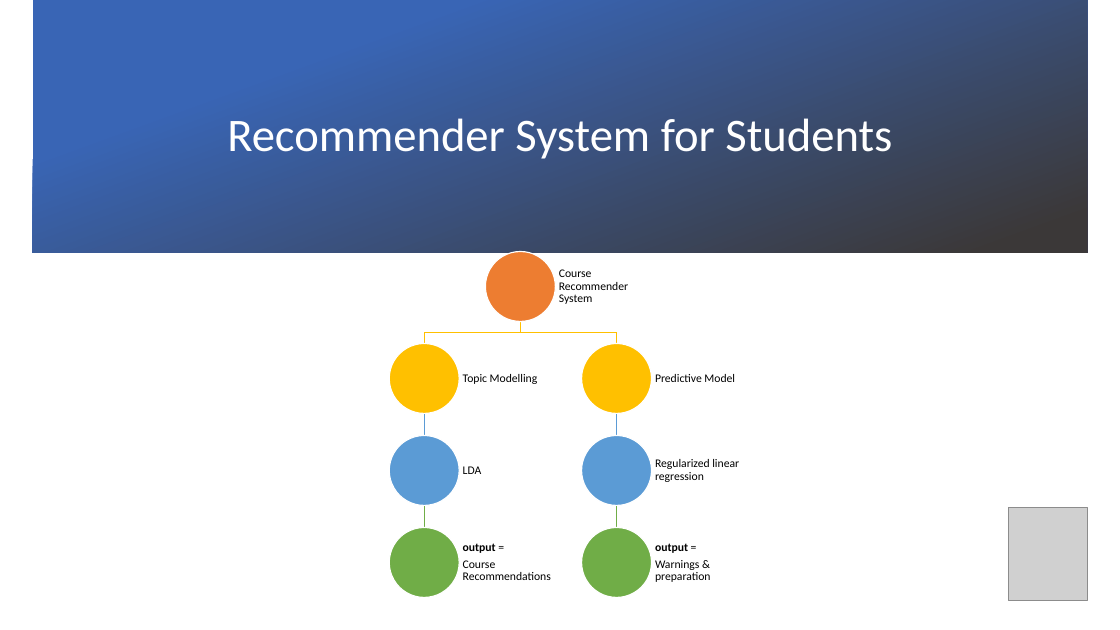
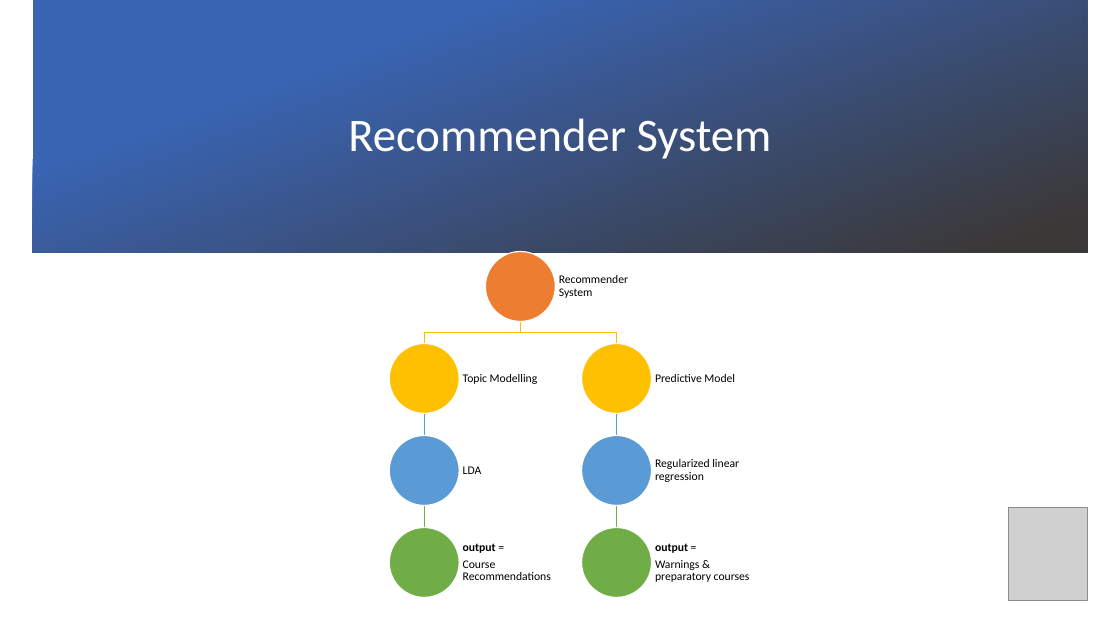
Before and after one commit to DARS-UM/DARS, a slide deck: slide 9 of Output/Communication Material/most recent version.pptx. Drawn at 1120x630 pixels with LibreOffice and Linux fonts; fonts in the diff are those of the drawing; grey boxes stand for pictures; background and template pictures are left out. Boxes give left, top, right and bottom in pixels: in the first picture for what was removed or moved away, otherwise in the second. Text is boxed around its words. In the diff, an @@ line names an element or a change of style, - is before the commit and + after.

```diff
--- a/Output/Communication Material/most recent version.pptx
+++ b/Output/Communication Material/most recent version.pptx
@@ title at (x1=348, y1=118, x2=772, y2=159): text changed @@
-Recommender System for Students
+Recommender System
@@ text at (x1=559, y1=275, x2=628, y2=298): text changed @@
-Course Recommender System
+Recommender System
@@ text at (x1=655, y1=560, x2=750, y2=582): text changed @@
-Warnings & preparation
+Warnings & preparatory courses
```
Also in this commit, not shown: 6 other slides changed, 1 slide added, 1 slide removed, 6 other files.
